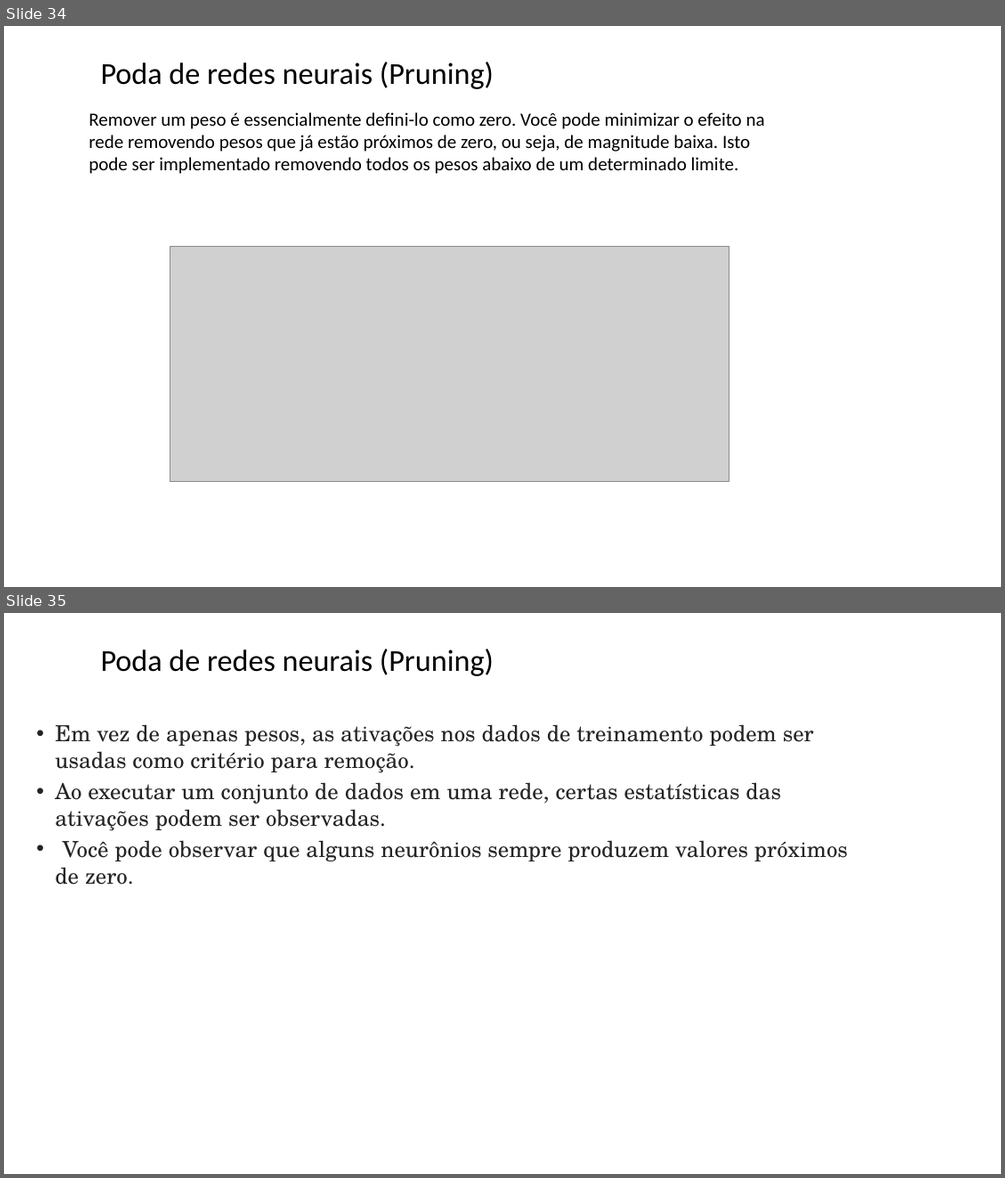
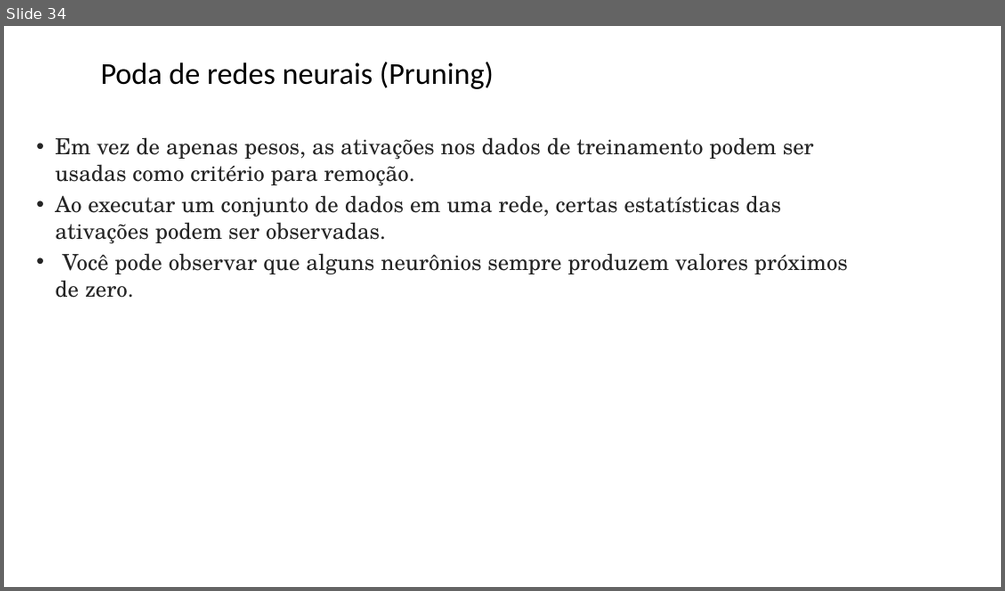
Before and after one commit to zz4fap/tp557-iot-ml, a slide deck: slides/TP557_14_introducao_tensorflowlite.pptx. Shown one above the other, each under a label of ours: slides 34 and 35 before the commit, slide 34 after it. The pictures are 1005x1178 and 1005x591 pixels, drawn with LibreOffice and Linux fonts; fonts in the diff are those of the drawing; grey boxes stand for pictures; background and template pictures are left out. Boxes give left, top, right and bottom in pixels: in the first picture for what was removed or moved away, otherwise in the second. Text is boxed around its words. In the diff, an @@ line names an element or a change of style, - is before the commit and + after.

```diff
--- a/slides/TP557_14_introducao_tensorflowlite.pptx
+++ b/slides/TP557_14_introducao_tensorflowlite.pptx
@@ slide 34 removed at bbox=[4, 26, 1001, 587], background picture (left out) @@
@@ title removed at bbox=[101, 62, 494, 89] @@
-Poda de redes neurais (Pruning)
@@ text removed at bbox=[89, 112, 765, 174] @@
-Remover um peso é essencialmente defini-lo como zero. Você pode minimizar o efeito na rede removendo pesos que já estão próximos de zero, ou seja, de magnitude baixa. Isto pode ser implementado removendo todos os pesos abaixo de um determinado limite.
@@ picture removed at bbox=[170, 246, 729, 482] @@
@@ what was slide 35 is now slide 34 @@
```
Also in this commit, not shown: 9 slides changed.
